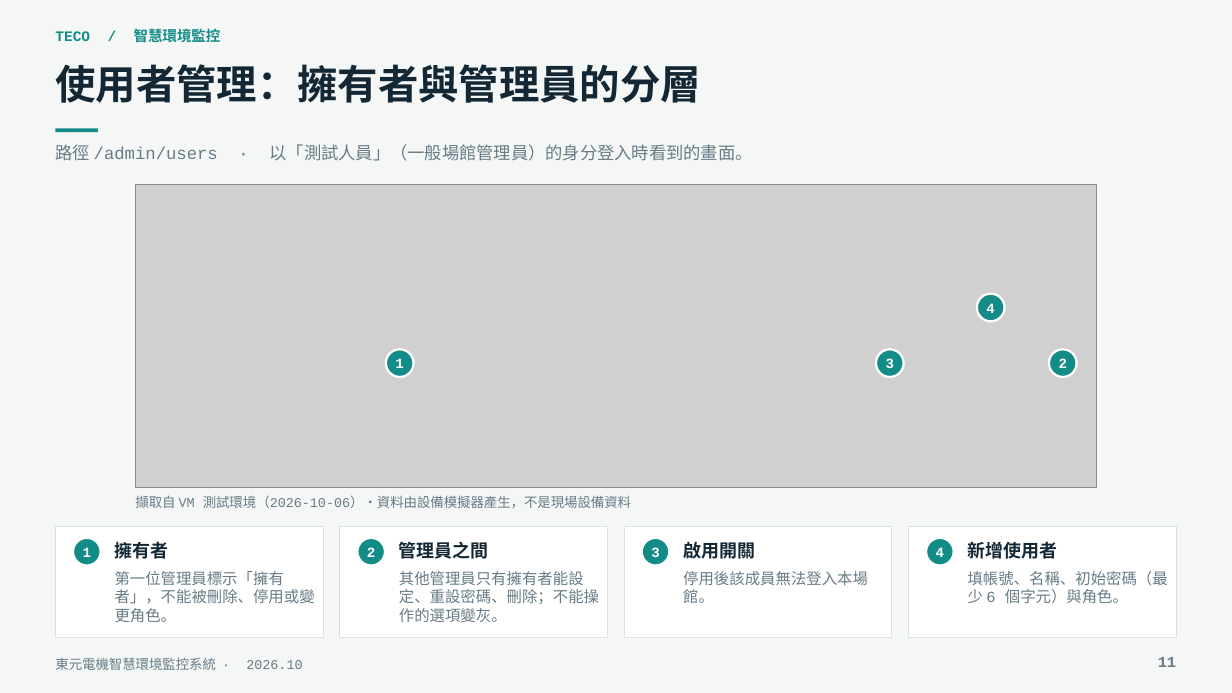
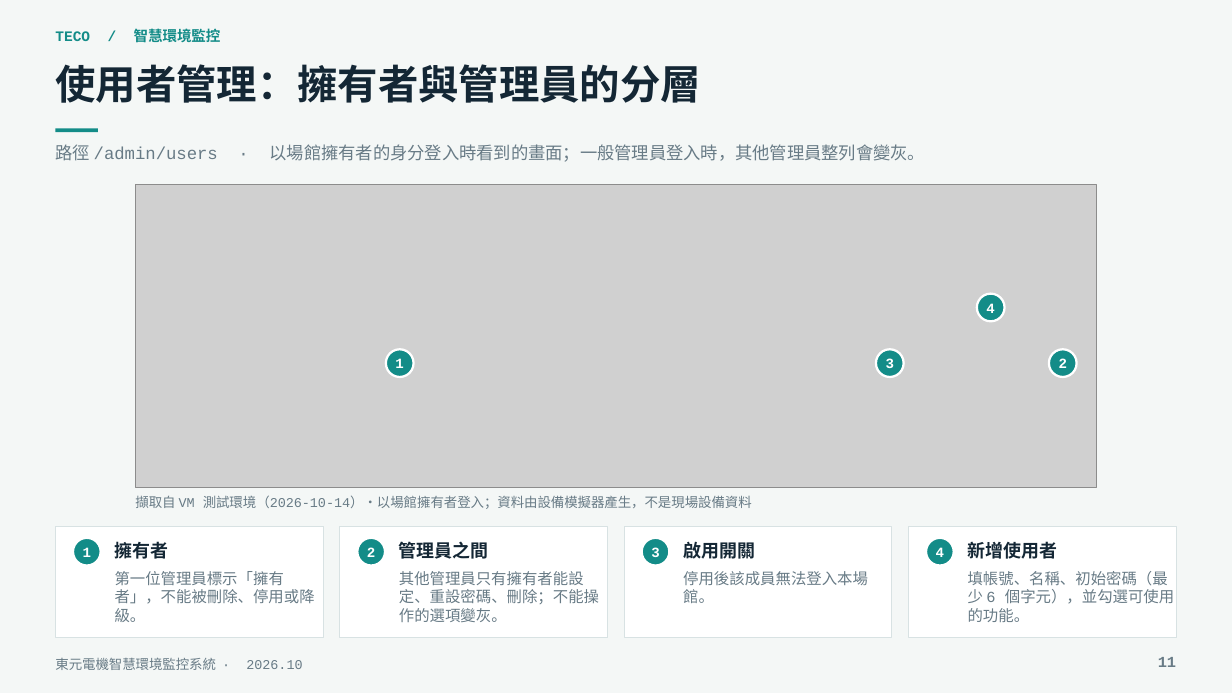
Before and after one commit to jj20375/teco-machinery, a slide deck: slide 11 of docs/TECO_智慧環境監控系統介紹與技術說明.pptx. Drawn at 1232x693 pixels with LibreOffice and Linux fonts; fonts in the diff are those of the drawing; grey boxes stand for pictures. Boxes give left, top, right and bottom in pixels: in the first picture for what was removed or moved away, otherwise in the second. Text is boxed around its words. In the diff, an @@ line names an element or a change of style, - is before the commit and + after.

```diff
--- a/docs/TECO_智慧環境監控系統介紹與技術說明.pptx
+++ b/docs/TECO_智慧環境監控系統介紹與技術說明.pptx
@@ text at bbox=[55, 144, 925, 162]: text changed @@
-路徑 /admin/users · 以「測試人員」（一般場館管理員）的身分登入時看到的畫面。
+路徑 /admin/users · 以場館擁有者的身分登入時看到的畫面；一般管理員登入時，其他管理員整列會變灰。
@@ text at bbox=[135, 495, 752, 509]: text changed @@
-擷取自 VM 測試環境（2026-10-06）・資料由設備模擬器產生，不是現場設備資料
+擷取自 VM 測試環境（2026-10-14）・以場館擁有者登入；資料由設備模擬器產生，不是現場設備資料
@@ text at bbox=[115, 571, 315, 622]: text changed @@
-第一位管理員標示「擁有者」，不能被刪除、停用或變更角色。
+第一位管理員標示「擁有者」，不能被刪除、停用或降級。
@@ text at bbox=[968, 571, 1174, 622]: text changed @@
-填帳號、名稱、初始密碼（最少 6 個字元）與角色。
+填帳號、名稱、初始密碼（最少 6 個字元），並勾選可使用的功能。
```
Also in this commit, not shown: 25 other slides changed, 1 slide added.
